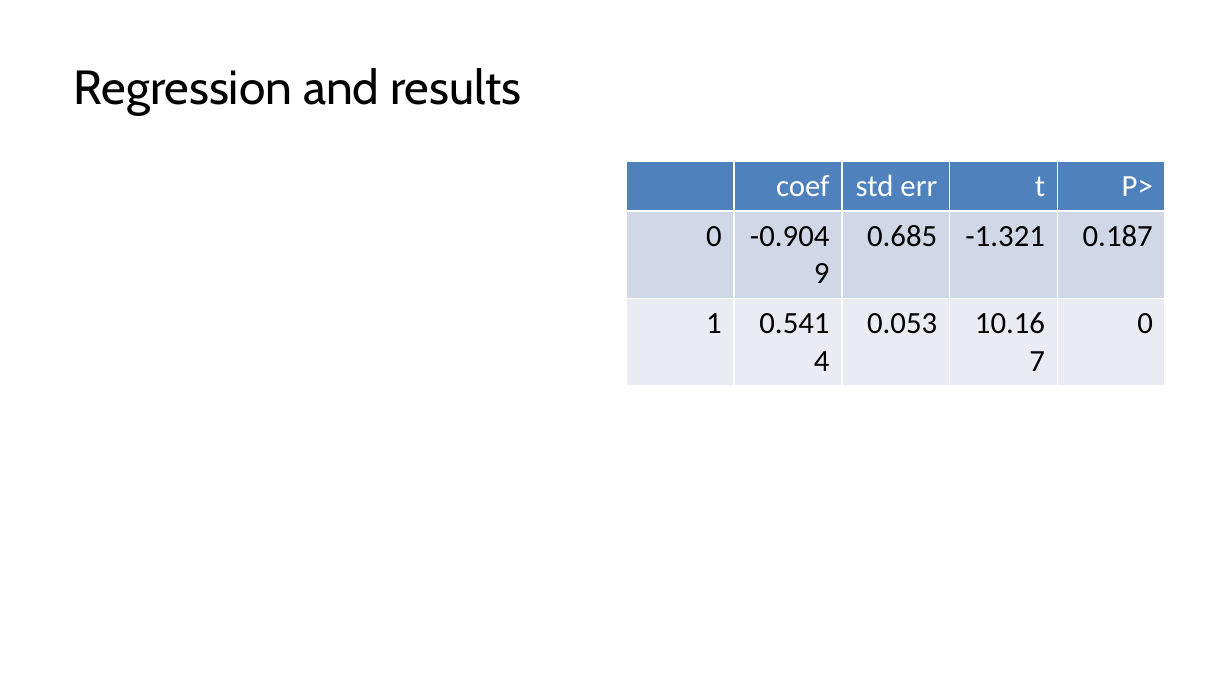
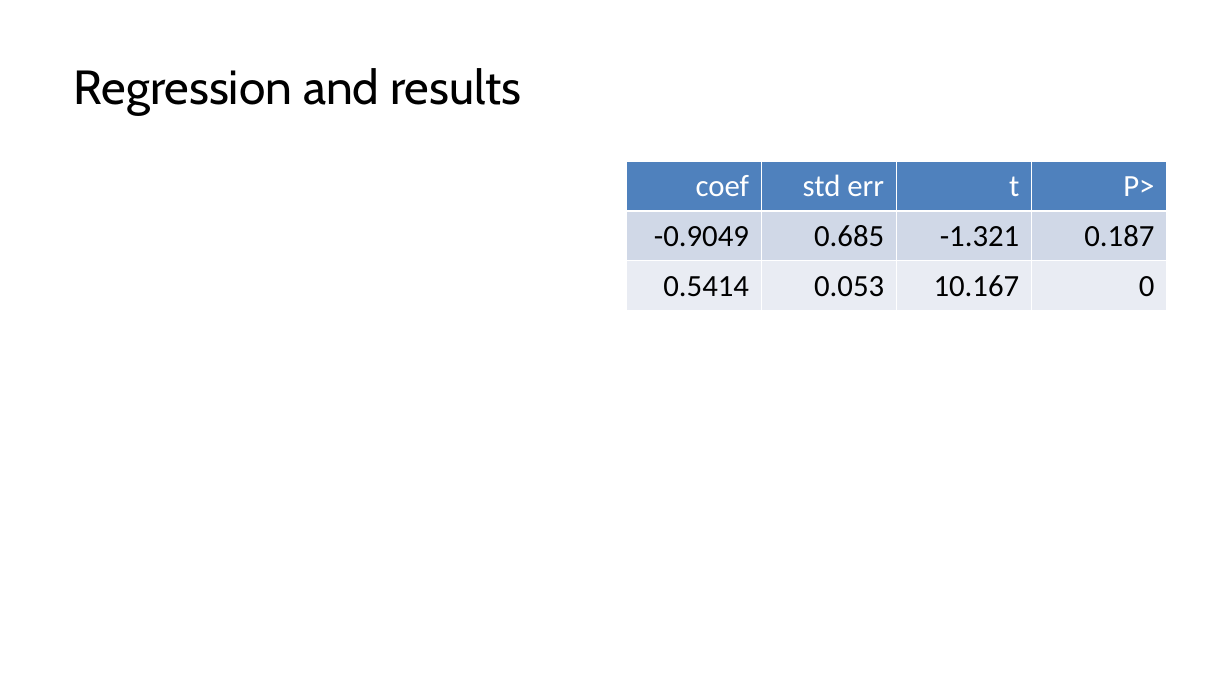
Before and after one commit to lucas-a-meyer/using-quarto, a slide deck: slide 15 of docs/presentation-orig.pptx. Drawn at 1232x693 pixels with LibreOffice and Linux fonts; fonts in the diff are those of the drawing. Boxes give left, top, right and bottom in pixels: in the first picture for what was removed or moved away, otherwise in the second. Text is boxed around its words. In the diff, an @@ line names an element or a change of style, - is before the commit and + after.

```diff
--- a/docs/presentation-orig.pptx
+++ b/docs/presentation-orig.pptx
@@ table at [626,161,1168,618] @@
-column 1:  | 0 | 1
```
Also in this commit, not shown: 8 other files.
